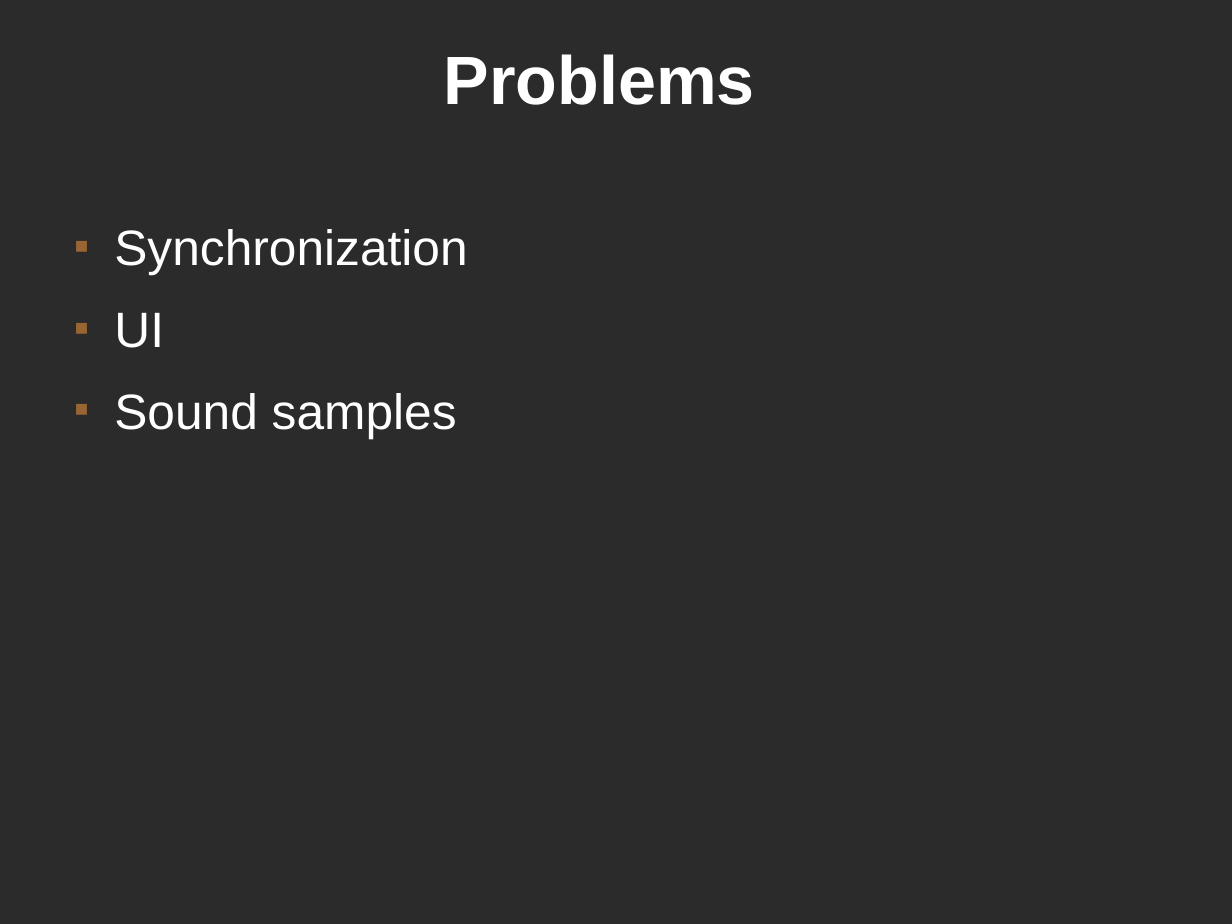
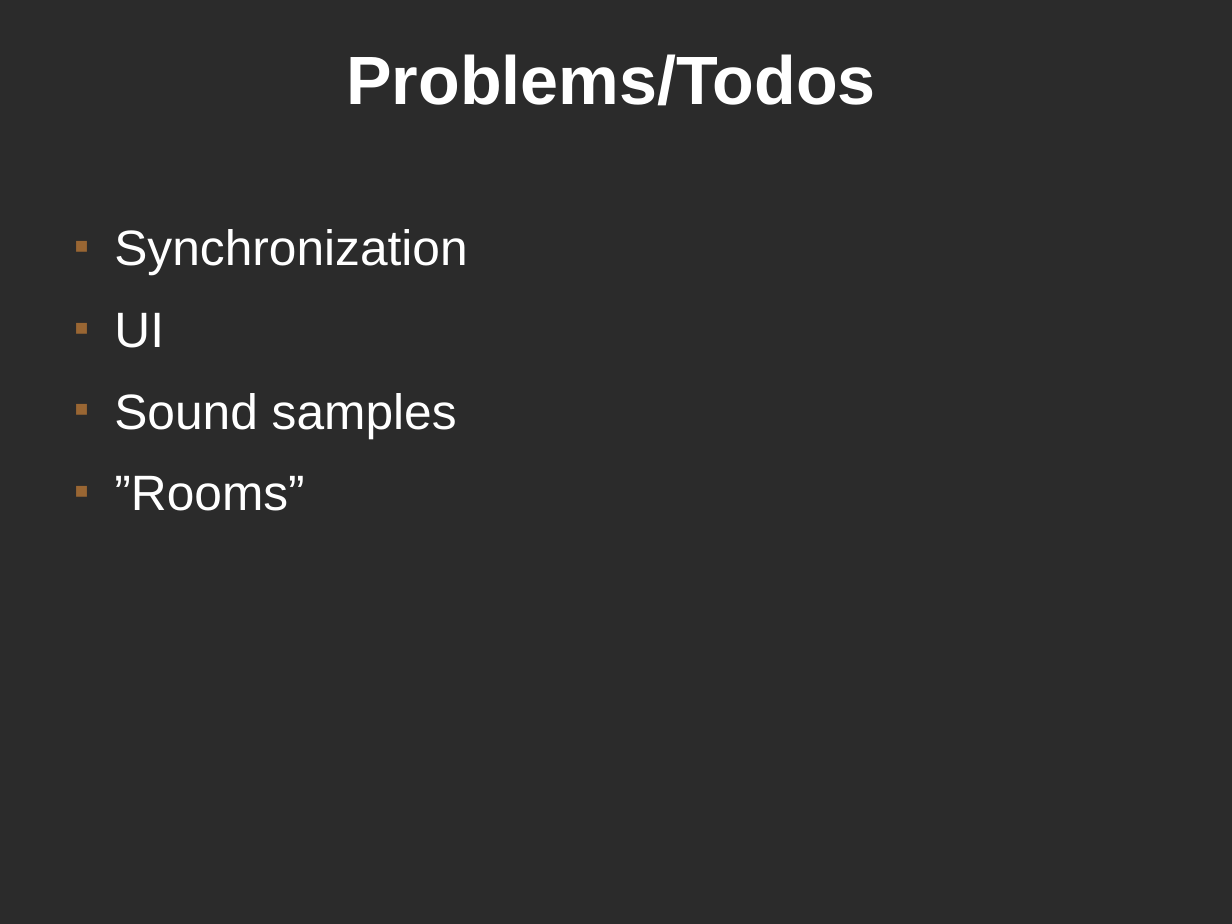
Before and after one commit to kmax12/Circle-Session, a slide deck: slide 4 of Progress.odp. Drawn at 1232x924 pixels with LibreOffice and Linux fonts; fonts in the diff are those of the drawing; background and template pictures are left out; a plain dark background stands for a picture behind light text. Boxes give left, top, right and bottom in pixels: in the first picture for what was removed or moved away, otherwise in the second. Text is boxed around its words. In the diff, an @@ line names an element or a change of style, - is before the commit and + after.

```diff
--- a/Progress.odp
+++ b/Progress.odp
@@ title at [346, 54, 875, 106]: text changed @@
-Problems
+Problems/Todos
@@ text at [114, 476, 304, 511]: paragraph added @@
+■ ”Rooms”
```
Also in this commit, not shown: 2 other slides changed, 6 other files.
